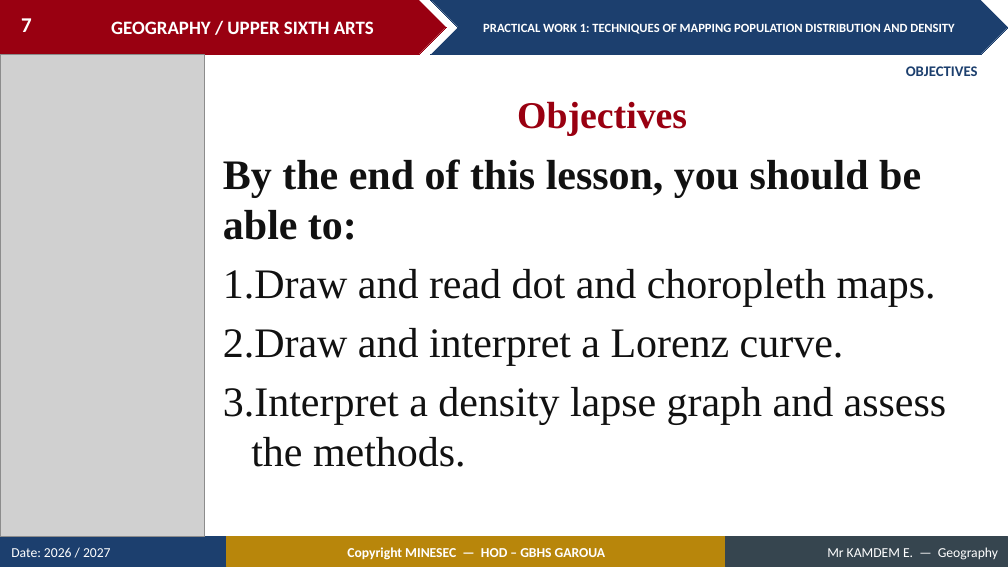
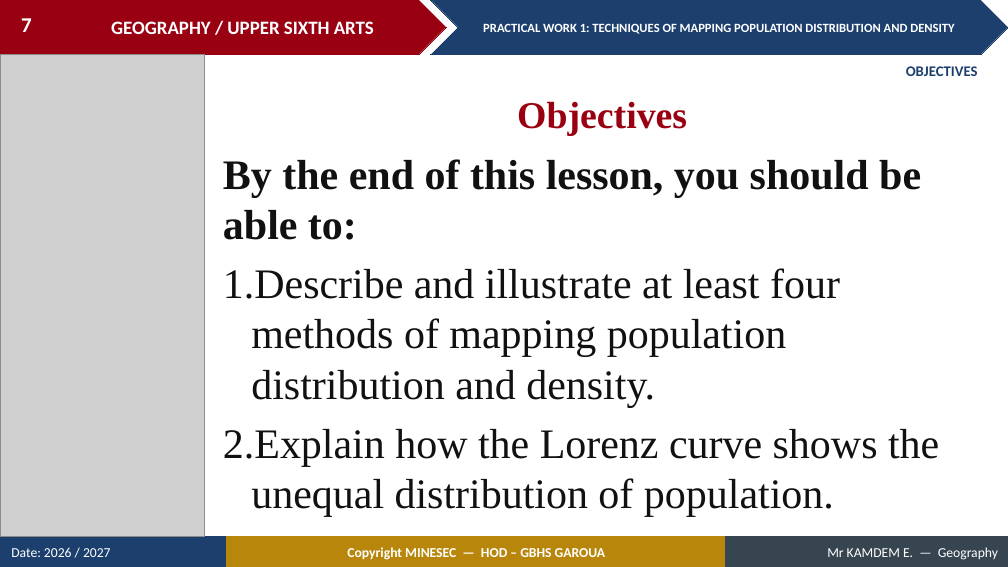
Before and after one commit to Berthautk/linea-github, a slide deck: slide 7 of lecons/USA/Population Geography/03_USA_POP_PW01_Techniques_of_Mapping_Population_Distribution_and_Density.pptx. Drawn at 1008x567 pixels with LibreOffice and Linux fonts; fonts in the diff are those of the drawing; grey boxes stand for pictures. Boxes give left, top, right and bottom in pixels: in the first picture for what was removed or moved away, otherwise in the second. Text is boxed around its words. In the diff, an @@ line names an element or a change of style, - is before the commit and + after.

```diff
--- a/lecons/USA/Population Geography/03_USA_POP_PW01_Techniques_of_Mapping_Population_Distribution_and_Density.pptx
+++ b/lecons/USA/Population Geography/03_USA_POP_PW01_Techniques_of_Mapping_Population_Distribution_and_Density.pptx
@@ text at (x1=223, y1=268, x2=939, y2=516): text changed @@
-1. Draw and read dot and choropleth maps.
-2. Draw and interpret a Lorenz curve.
-3. Interpret a density lapse graph and assess the methods.
+1. Describe and illustrate at least four methods of mapping population distribution and density.
+2. Explain how the Lorenz curve shows the unequal distribution of population.
```
Also in this commit, not shown: 36 other slides changed, 32 slides added, 10 slides removed, 9 other files.
